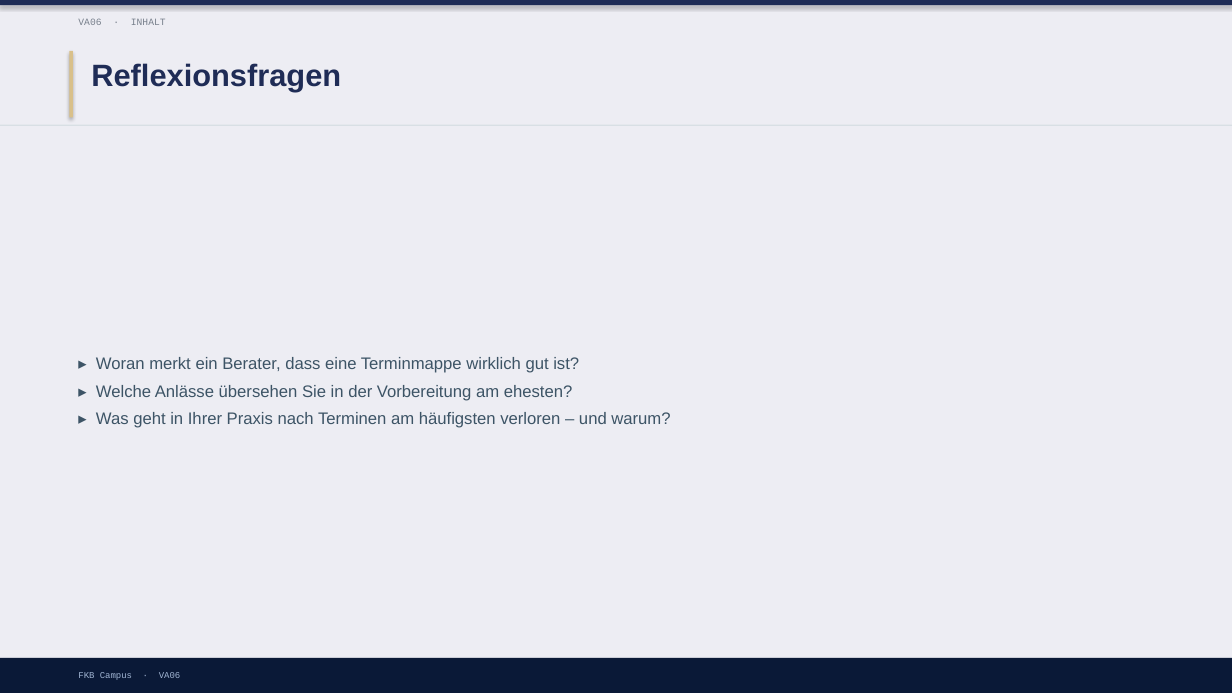
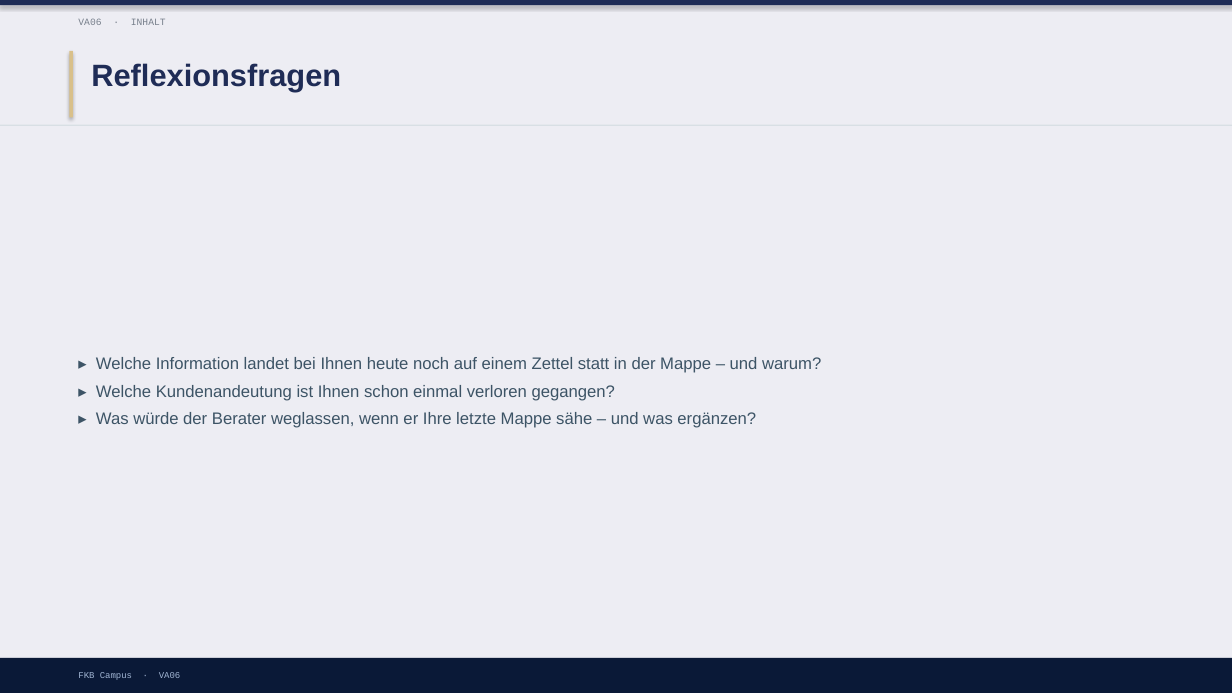
Before and after one commit to ck5rqc47pr-byte/firmenkundenakademie-online, a slide deck: slide 15 of protected-downloads/praesentation/VA06.pptx (slide 7 before the commit). Drawn at 1232x693 pixels with LibreOffice and Linux fonts; fonts in the diff are those of the drawing. Boxes give left, top, right and bottom in pixels: in the first picture for what was removed or moved away, otherwise in the second. Text is boxed around its words. In the diff, an @@ line names an element or a change of style, - is before the commit and + after.

```diff
--- a/protected-downloads/praesentation/VA06.pptx
+++ b/protected-downloads/praesentation/VA06.pptx
@@ text at (96, 357, 821, 428): text changed @@
-▸ Woran merkt ein Berater, dass eine Terminmappe wirklich gut ist?
-▸ Welche Anlässe übersehen Sie in der Vorbereitung am ehesten?
-▸ Was geht in Ihrer Praxis nach Terminen am häufigsten verloren – und warum?
+▸ Welche Information landet bei Ihnen heute noch auf einem Zettel statt in der Mappe – und warum?
+▸ Welche Kundenandeutung ist Ihnen schon einmal verloren gegangen?
+▸ Was würde der Berater weglassen, wenn er Ihre letzte Mappe sähe – und was ergänzen?
```
Also in this commit, not shown: 2 other slides changed, 8 slides added, 4 other files.
